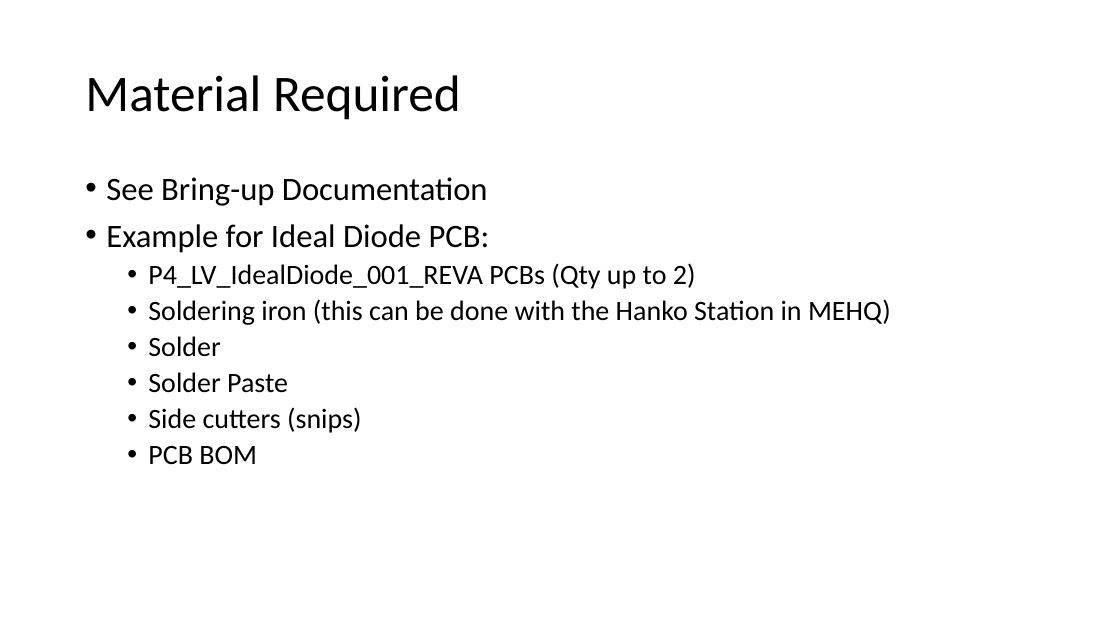
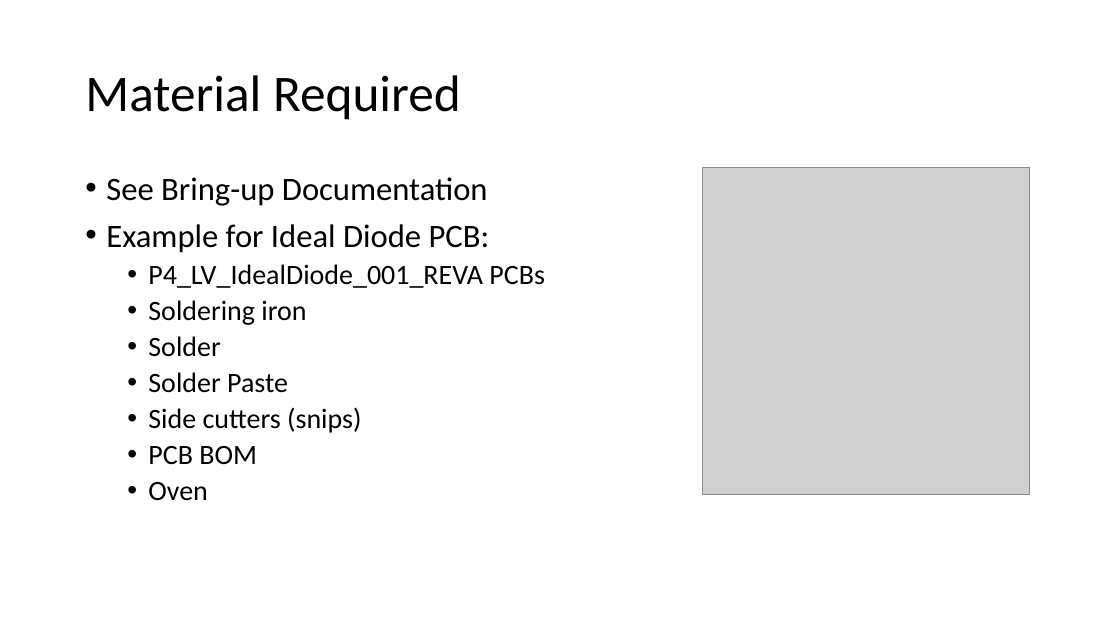
Before and after one commit to badgerloop-software/podiv-altium, a slide deck: slide 7 of bringup/PCB_Bringup_Seminar.pptx. Drawn at 1120x630 pixels with LibreOffice and Linux fonts; fonts in the diff are those of the drawing; grey boxes stand for pictures. Boxes give left, top, right and bottom in pixels: in the first picture for what was removed or moved away, otherwise in the second. Text is boxed around its words. In the diff, an @@ line names an element or a change of style, - is before the commit and + after.

```diff
--- a/bringup/PCB_Bringup_Seminar.pptx
+++ b/bringup/PCB_Bringup_Seminar.pptx
@@ picture added at [702, 168, 1030, 496] @@
@@ text at [148, 264, 545, 325]: text changed @@
-  • P4_LV_IdealDiode_001_REVA PCBs (Qty up to 2)
-  • Soldering iron (this can be done with the Hanko Station in MEHQ)
+  • P4_LV_IdealDiode_001_REVA PCBs
+  • Soldering iron
@@ text at [148, 482, 208, 501]: paragraph added @@
+  • Oven
```
Also in this commit, not shown: 1 other slide changed.
